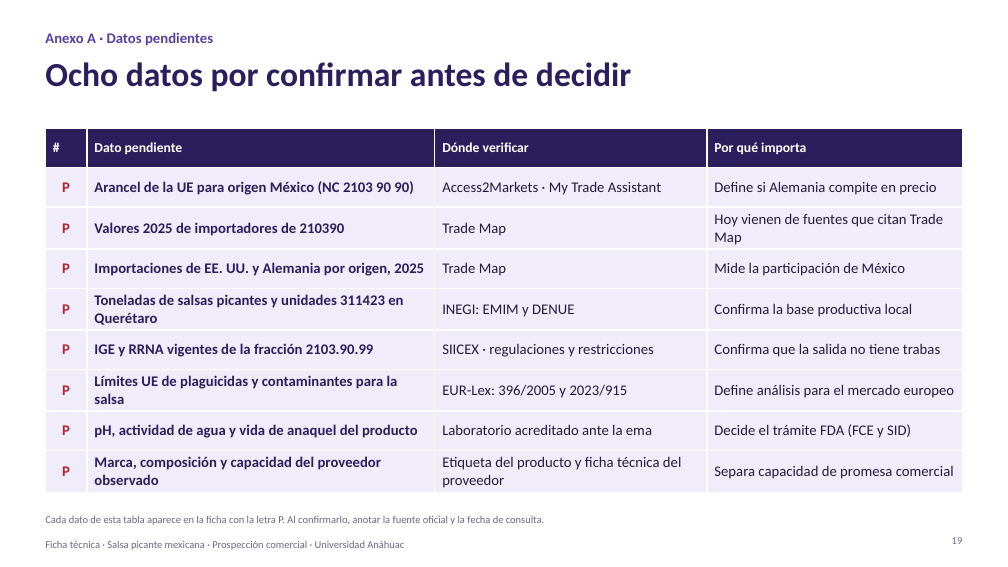
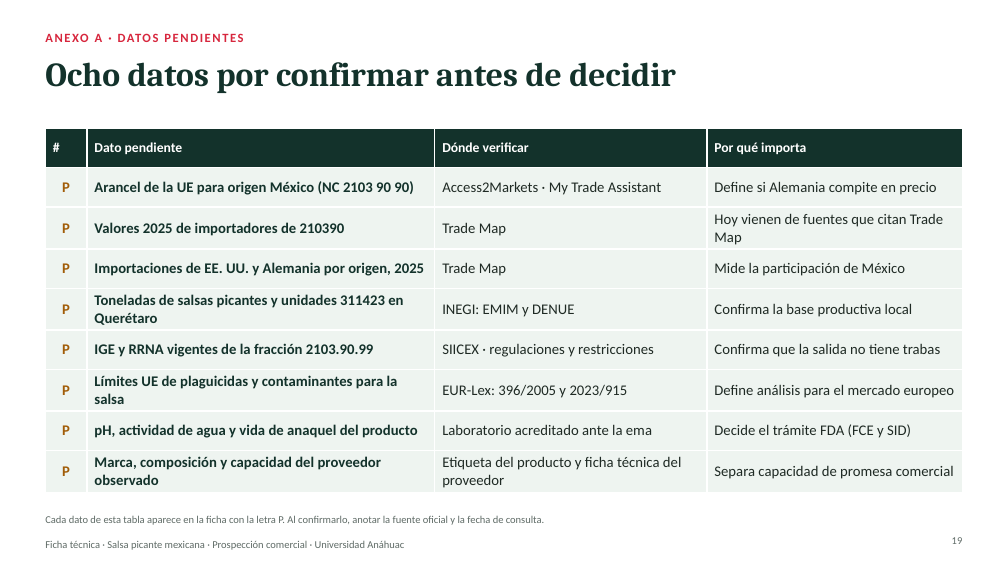
Before and after one commit to psiantonioochoa-design/Arquitectura, a slide deck: slide 19 of comercio-exterior/Ficha técnica · Salsa picante · Viabilidad arancelaria y de mercado.pptx. Drawn at 1008x567 pixels with LibreOffice and Linux fonts; fonts in the diff are those of the drawing. Boxes give left, top, right and bottom in pixels: in the first picture for what was removed or moved away, otherwise in the second. Text is boxed around its words. In the diff, an @@ line names an element or a change of style, - is before the commit and + after.

```diff
--- a/comercio-exterior/Ficha técnica · Salsa picante · Viabilidad arancelaria y de mercado.pptx
+++ b/comercio-exterior/Ficha técnica · Salsa picante · Viabilidad arancelaria y de mercado.pptx
@@ text at [45,34,53,42]: text changed; size 14 to 12 pt; text colour #5B3FA0 to #D7263D @@
-Anexo A · Datos pendientes
+ANEXO A · DATOS PENDIENTES
@@ title "Ocho datos por confirmar antes ..." at [45,62,676,93]: font Calibri to Cambria, text colour #2B1E5C to #13322B @@
@@ table at [45,129,963,492] @@
@@ fill #2B1E5C to #13322B in row 1 @@
@@ fill #F1ECFA to #EEF4F0 in 32 cells @@
@@ text colour #B4232A to #A15C07 in "P", "P", "P", "P" and 4 more places @@
@@ text colour #2B1E5C to #13322B in "Arancel de la UE para origen México ...", "Valores 2025 de importadores de 210390", "Importaciones de EE. UU. y Alemania por ...", "Toneladas de salsas picantes y unidades 311423 ..." and 4 more places @@
@@ text colour #231B3D to #1F2A24 in "Access2Markets · My Trade Assistant", "Define si Alemania compite en precio", "Trade Map", "Hoy vienen de fuentes que citan Trade ..." and 12 more places @@
@@ text colour #6E6787 to #5F6B66 in 3 elements at [45,515,544,525], [952,537,963,544], [45,541,404,550] @@
```
Also in this commit, not shown: 23 other slides changed, 1 other file.
